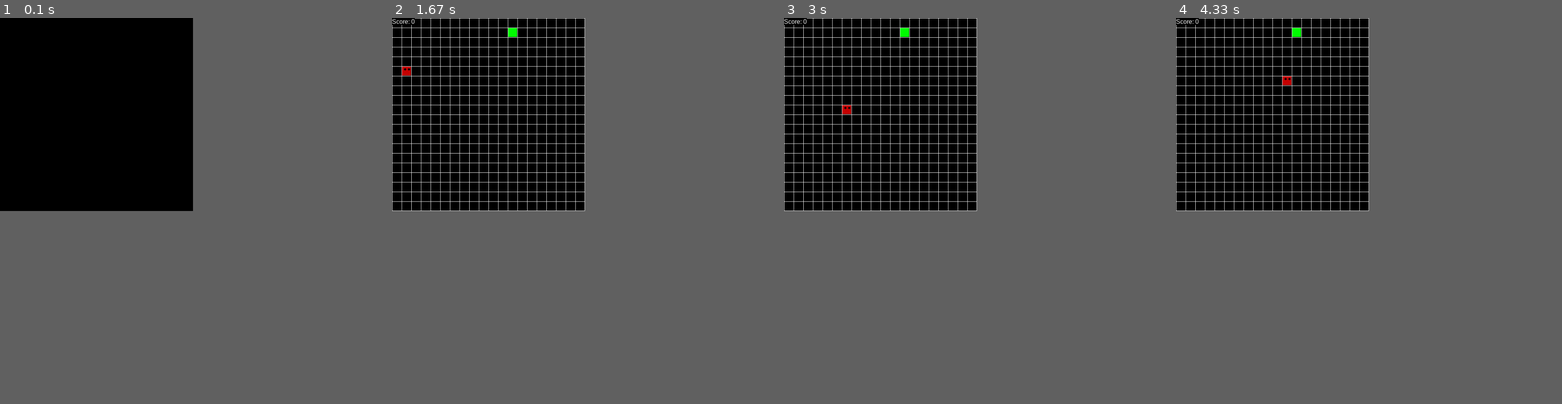
Above: before the commit, frames 1-4 (left to right).
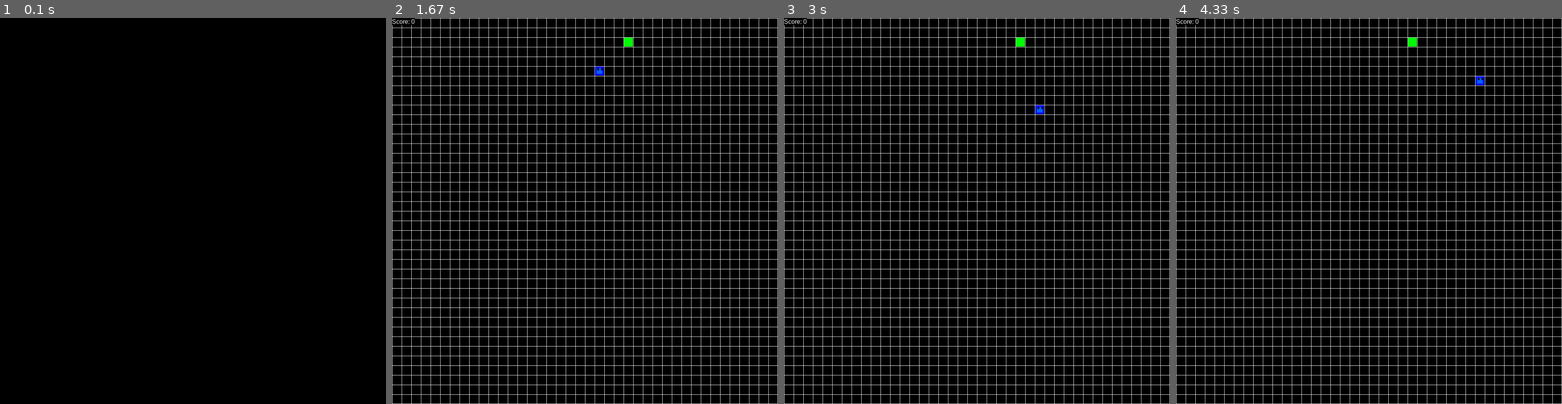
Above: after the commit, the same moments.

Repository: TimReX-22/snake-rl
Game: pygame game, started from snake_pygame/snake_game.py
Same seed, same stepped clock (60 frames per second), same inputs: the game is played once before the commit and once after it.
Inputs:
- Up to frame 1 (0.1 s): no input
- Up to frame 2 (1.67 s): hold Right 0.33-0.8 s; hold Up 0.83-1.3 s; hold Right from 1.33 s (still down)
- Up to frame 3 (3 s): release Right at 1.8 s; hold Left 1.83-2.37 s; hold Down 2.4-2.7 s; hold Left from 2.73 s (still down)
- Up to frame 4 (4.33 s): release Left at 3.13 s; hold Up 3.17-3.53 s; hold Right 3.57-4.2 s; hold Down from 4.23 s (still down)
The window is 450x450 before the commit and 900x900 after it. Grey fills any space a smaller window leaves; there, only what the larger window draws over its background counts as a difference.

The runs differ from the first frame. In frame 1, only the window size differs. In frame 2, 10% of the frame differs, in the area x 0-100%, y 0-100%; in frame 3, 10%; in frame 4, 10%.

Commit message:
changed game to take in action vec

Diff:
--- a/snake_pygame/cube.py
+++ b/snake_pygame/cube.py
@@ -1,20 +1,15 @@
 import pygame
-
-WHITE = (255, 255, 255)
-RED = (200,0,0)
-BLUE1 = (0, 0, 255)
-BLUE2 = (0, 100, 255)
-BLACK = (0,0,0)
-GREEN = (0,255,0)
+from snake_colors import RED
 
 class Cube(object):
     rows: int = 20
     w: int = 500
-    def __init__(self, start, dirnx=1, dirny=0, color=RED):
+    def __init__(self, start, dirnx=1, dirny=0, color=RED, color2 = None):
         self.pos = start
         self.dirnx = dirnx
         self.dirny = dirny
         self.color = color
+        self.color2 = color2
 
     def move(self, dirnx, dirny):
         self.dirnx = dirnx
@@ -28,6 +23,9 @@
 
         pygame.draw.rect(surface, self.color, (i*dis + 1, j*dis + 1, dis - 2, dis - 2))
 
+        if self.color2 is not None:
+            pygame.draw.rect(surface, self.color2, (i*dis + 5, j*dis + 5, dis - 10, dis - 10))
+
         if eyes:
             centre = dis//2
             radius = 3
--- a/snake_pygame/snake.py
+++ b/snake_pygame/snake.py
@@ -4,6 +4,7 @@
 import pygame
 
 from cube import Cube
+from snake_colors import BLUE1, BLUE2
 
 class Direction(Enum):
     RIGHT = 1
@@ -17,7 +18,7 @@
     score: int = 0
     def __init__(self, color, pos):
         self.color = color
-        self.head = Cube(pos)
+        self.head = Cube(pos, color=BLUE1, color2=BLUE2)
         self.body.append(self.head)
         self.dirnx = 1 # direction of snake in x axis
         self.dirny = 0 # direction of snake in y axis
@@ -69,16 +70,16 @@
                 if i == len(self.body)-1:
                     self.turns.pop(p)
             else:
-                if c.dirnx == -1 and c.pos[0] <= 0:
-                    c.pos = (c.rows-1, c.pos[1])
-                elif c.dirnx == 1 and c.pos[0] >= c.rows-1:
-                    c.pos = (0,c.pos[1])
-                elif c.dirny == 1 and c.pos[1] >= c.rows-1:
-                    c.pos = (c.pos[0], 0)
-                elif c.dirny == -1 and c.pos[1] <= 0:
-                    c.pos = (c.pos[0],c.rows-1)
-                else:
-                    c.move(c.dirnx,c.dirny)
+                # if c.dirnx == -1 and c.pos[0] <= 0:
+                #     c.pos = (c.rows-1, c.pos[1])
+                # elif c.dirnx == 1 and c.pos[0] >= c.rows-1:
+                #     c.pos = (0,c.pos[1])
+                # elif c.dirny == 1 and c.pos[1] >= c.rows-1:
+                #     c.pos = (c.pos[0], 0)
+                # elif c.dirny == -1 and c.pos[1] <= 0:
+                #     c.pos = (c.pos[0],c.rows-1)
+                # else:
+                c.move(c.dirnx,c.dirny)
 
     def addCube(self):
         tail = self.body[-1]
@@ -96,7 +97,7 @@
         elif dy == -1:
             new_cube_y += 1
 
-        self.body.append(Cube((new_cube_x, new_cube_y), dx, dy))
+        self.body.append(Cube((new_cube_x, new_cube_y), dx, dy, color=BLUE1, color2=BLUE2))
         self.score += 1
 
 
@@ -114,6 +115,9 @@
         self.turns = {}
         self.dirnx = 0
         self.dirny = 1
+
+    def size(self) -> int:
+        return len(self.body)
 
     def get_action(self, dir: Direction) -> List[bool]:
         if dir == Direction.DOWN:
--- /dev/null
+++ b/snake_pygame/snake_colors.py
@@ -0,0 +1,6 @@
+WHITE = (255, 255, 255)
+RED = (200,0,0)
+BLUE1 = (0, 0, 255)
+BLUE2 = (0, 100, 255)
+BLACK = (0,0,0)
+GREEN = (0,255,0)
--- a/snake_pygame/snake_game.py
+++ b/snake_pygame/snake_game.py
@@ -8,15 +8,10 @@
 
 from snake import Snake, Direction
 from cube import Cube
+from snake_colors import *
 
 Action = List[bool]
 
-WHITE = (255, 255, 255)
-RED = (200,0,0)
-BLUE1 = (0, 0, 255)
-BLUE2 = (0, 100, 255)
-BLACK = (0,0,0)
-GREEN = (0,255,0)
 
 class SnakeGame(object):
     def __init__(self, width = 640, rows = 20) -> None:
@@ -29,6 +24,8 @@
 
         self.snake = Snake((255, 0, 0), (10, 10))
         self.food = Cube(self.randomSnack(), color=GREEN)
+
+        self.frame_iteration = 0
 
     def randomSnack(self) -> Tuple[int, int]:
         positions = self.snake.body
@@ -59,20 +56,31 @@
                     return self.snake.get_action(Direction.DOWN)
         return [0, 0, 0]
 
+    def collision(self) -> bool:
+        for x in range(self.snake.size()):
+            if self.snake.body[x].pos in list(map(lambda z:z.pos, self.snake.body[x+1:])):
+                return True
+        head_pos = self.snake.body[0].pos
+        if head_pos[0] < 0 or head_pos[0] >= self.rows  or head_pos[1] < 0 or head_pos[1] >= self.rows:
+            return True
+        return False
+
     def play_step(self, input_action = None):
+        self.frame_iteration += 1
+
         pygame.time.delay(100)
         self.clock.tick(50)
         action: Action = self.get_action_from_user()
         self.snake.move(action)
-        game_over: bool = False
+        reward: int = 0
         if self.snake.body[0].pos == self.food.pos:
             self.snake.addCube()
             self.food = Cube(self.randomSnack(), color=GREEN)
-        for x in range(len(self.snake.body)):
-            if self.snake.body[x].pos in list(map(lambda z:z.pos, self.snake.body[x+1:])):
-                return True, self.snake.score
+            reward = 10
+        if self.collision() or self.frame_iteration > 100 * self.snake.size():
+            return True, self.snake.score, -10
         self.redrawWindow()
-        return False, self.snake.score
+        return False, self.snake.score, reward
 
     def drawGrid(self) -> None:
         sizeBtwn: int = self.width // self.rows
@@ -113,17 +121,16 @@
 # reward for agent
 # play(action) -> direction
 # game_iteration
-# is_collision
 
 def main():
-    width = 500
-    rows = 20
+    width = 1000
+    rows = 40
     pygame.init()
     snake_game = SnakeGame(width, rows)
 
     game_over = False
     while not game_over:
-        game_over, score = snake_game.play_step()
+        game_over, score, reward = snake_game.play_step()
 
     message_box("You Lost!", "Your Score: " + str(score))
     pygame.quit()
